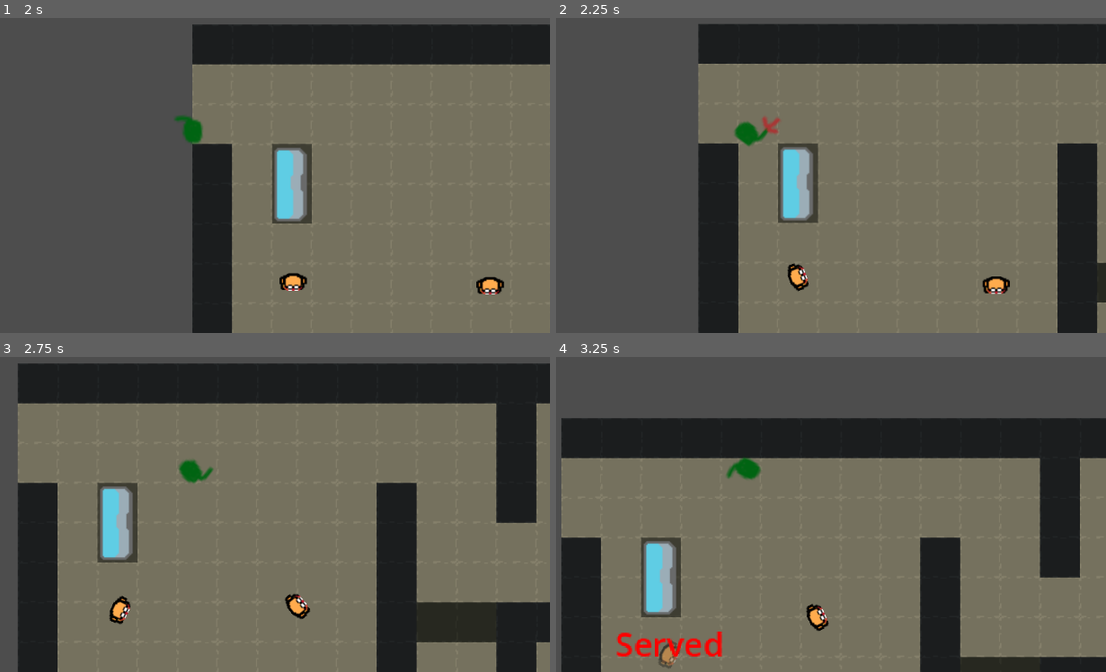
Above: before the commit, frames 1-4 (two rows, left to right).
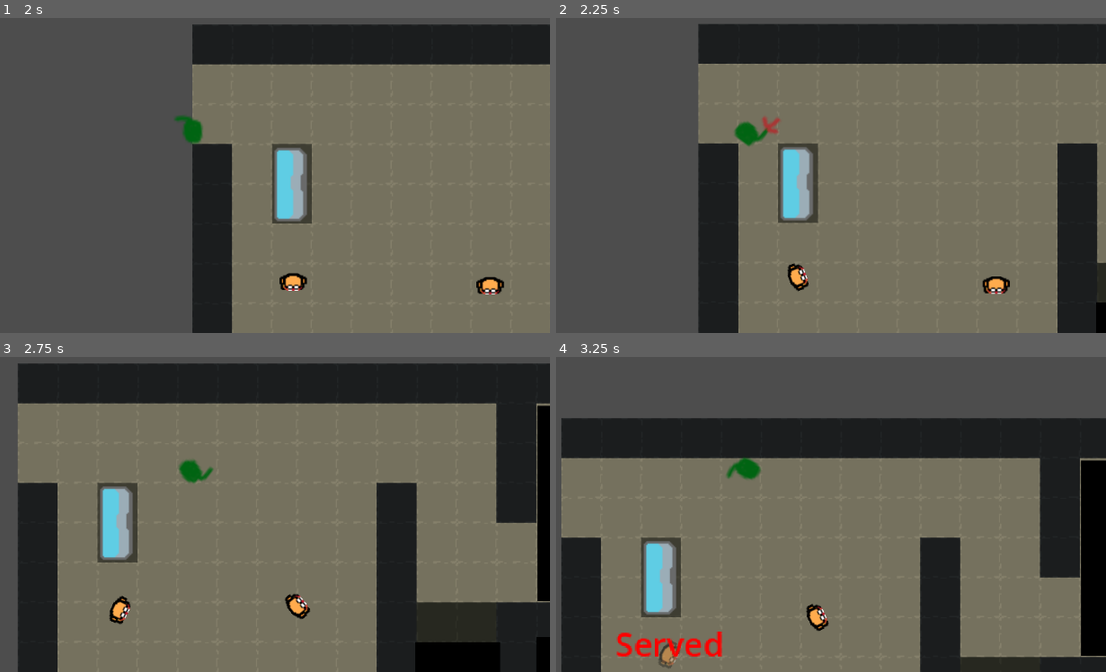
Above: after the commit, the same moments.

Repository: BobWizardLad/risk-it-for-the-biscuit
Game: Godot game, scene res://levels/trial_one.tscn
The game is run twice, just before and just after one commit, with the same random seed, the same clock (stepped at 60 frames per second) and the same inputs. The project has no main scene, so this scene is started directly.
Inputs (mouse positions are in pixels of both pictures, inside the frame that each line leads up to):
- Up to frame 1 (2 s): tap Enter at 0.5 s; move the mouse to (346, 112) at 0.52 s; press the mouse at (346, 112) at 0.53 s; hold Right (ui_right) 0.53-1.28 s; move the mouse to (49, 150) at 1.27 s; release the mouse at (49, 150) at 1.28 s; hold Down (ui_down) from 1.28 s (still down); click (49, 150) at 1.35 s
- Up to frame 2 (2.25 s): tap Space at 2 s; move the mouse to (820, 43) at 2.02 s; release Down (ui_down) at 2.03 s; press the mouse at (820, 43) at 2.03 s; hold Right (ui_right) from 2.03 s (still down)
- Up to frame 3 (2.75 s): keep holding Right (ui_right)
- Up to frame 4 (3.25 s): move the mouse to (710, 552) at 2.77 s; release Right (ui_right) at 2.78 s; release the mouse at (710, 552) at 2.78 s; hold Up (ui_up) from 2.78 s (still down); click (710, 552) at 2.85 s

Frame 1 is identical in both runs. In frame 2, 0.2% of the frame differs, in the area x 98-100%, y 90-100%; in frame 3, 3.1%, in the area x 75-100%, y 15-100%; in frame 4, 2.8%.

Commit message:
Basic Shadow System Implemented

Diff:
--- a/bake-hard/levels/rylan_debug_level.tscn
+++ b/bake-hard/levels/rylan_debug_level.tscn
@@ -1,9 +1,11 @@
-[gd_scene load_steps=5 format=3 uid="uid://dpnsb7bde5tb4"]
+[gd_scene load_steps=7 format=3 uid="uid://dpnsb7bde5tb4"]
 
 [ext_resource type="Texture2D" uid="uid://cbuos31cbkaml" path="res://icon.svg" id="1_4jvqc"]
 [ext_resource type="PackedScene" uid="uid://bh0jp6fnt0a3j" path="res://scenes/player.tscn" id="1_cnk1d"]
 [ext_resource type="Script" uid="uid://c6k1i4k44yme3" path="res://scripts/level_control.gd" id="1_ref54"]
 [ext_resource type="PackedScene" uid="uid://dncudyxv0p3em" path="res://scenes/enemy.tscn" id="3_6elvi"]
+[ext_resource type="PackedScene" uid="uid://b1uu3yvuuepkp" path="res://scenes/shadow.tscn" id="5_e2g3h"]
+[ext_resource type="PackedScene" uid="uid://clglams5l37cq" path="res://scenes/shadow_trigger.tscn" id="6_3wx1a"]
 
 [node name="RylanDebugLevel" type="Node2D"]
 script = ExtResource("1_ref54")
@@ -16,14 +18,17 @@
 [node name="Player" parent="." instance=ExtResource("1_cnk1d")]
 position = Vector2(227, 129)
 
-[node name="Enemy" parent="." instance=ExtResource("3_6elvi")]
-position = Vector2(500, 141)
+[node name="Enemy" parent="." node_paths=PackedStringArray("activation_source") instance=ExtResource("3_6elvi")]
+position = Vector2(568, 112)
+activation_source = NodePath("..")
 
-[node name="Enemy2" parent="." instance=ExtResource("3_6elvi")]
+[node name="Enemy2" parent="." node_paths=PackedStringArray("activation_source") instance=ExtResource("3_6elvi")]
 position = Vector2(747, 208)
+activation_source = NodePath("..")
 
-[node name="Enemy3" parent="." instance=ExtResource("3_6elvi")]
-position = Vector2(368, 286)
+[node name="Enemy3" parent="." node_paths=PackedStringArray("activation_source") instance=ExtResource("3_6elvi")]
+position = Vector2(429, 329)
+activation_source = NodePath("..")
 
 [node name="YouDied" type="RichTextLabel" parent="."]
 visible = false
@@ -49,3 +54,12 @@
 offset_bottom = 598.0
 scale = Vector2(2, 2)
 text = "De-Activate"
+
+[node name="Shadow" parent="." node_paths=PackedStringArray("shadow_triggers") instance=ExtResource("5_e2g3h")]
+position = Vector2(124, 177.5)
+scale = Vector2(166, 219)
+shadow_triggers = [NodePath("../ShadowTrigger")]
+
+[node name="ShadowTrigger" parent="." instance=ExtResource("6_3wx1a")]
+position = Vector2(122, 342)
+scale = Vector2(7.12961, 5.54001)
--- a/bake-hard/levels/trial_one.tscn
+++ b/bake-hard/levels/trial_one.tscn
@@ -1,10 +1,12 @@
-[gd_scene load_steps=6 format=4 uid="uid://bnva0ejsxwyn7"]
+[gd_scene load_steps=8 format=4 uid="uid://bnva0ejsxwyn7"]
 
 [ext_resource type="TileSet" uid="uid://oj4gg2vi0hw7" path="res://resources/monokai_greybox.tres" id="1_0olx2"]
 [ext_resource type="Script" uid="uid://c6k1i4k44yme3" path="res://scripts/level_control.gd" id="1_6fbs3"]
 [ext_resource type="PackedScene" uid="uid://dncudyxv0p3em" path="res://scenes/enemy.tscn" id="2_2iy0l"]
 [ext_resource type="PackedScene" uid="uid://dsrxn2yh60amq" path="res://scenes/display_case.tscn" id="3_6fbs3"]
 [ext_resource type="PackedScene" uid="uid://bh0jp6fnt0a3j" path="res://scenes/player.tscn" id="4_3ldgl"]
+[ext_resource type="PackedScene" uid="uid://b1uu3yvuuepkp" path="res://scenes/shadow.tscn" id="6_5v33j"]
+[ext_resource type="PackedScene" uid="uid://clglams5l37cq" path="res://scenes/shadow_trigger.tscn" id="7_m7c1x"]
 
 [node name="TrialOne" type="Node2D"]
 script = ExtResource("1_6fbs3")
@@ -88,4 +90,53 @@
 [node name="DisplayCase" parent="." instance=ExtResource("3_6fbs3")]
 position = Vector2(79, 129)
 
+[node name="Shadows" type="Node2D" parent="."]
+
+[node name="Shadow" parent="Shadows" node_paths=PackedStringArray("shadow_triggers") instance=ExtResource("6_5v33j")]
+position = Vector2(655.5, 112.5)
+scale = Vector2(477, 157)
+shadow_triggers = [NodePath("../../ShadowTriggers/ShadowTrigger"), NodePath("../../ShadowTriggers/ShadowTrigger2")]
+
+[node name="Shadow2" parent="Shadows" node_paths=PackedStringArray("shadow_triggers") instance=ExtResource("6_5v33j")]
+position = Vector2(1025.5, 256)
+scale = Vector2(193, 444)
+shadow_triggers = [NodePath("../../ShadowTriggers/ShadowTrigger2"), NodePath("../../ShadowTriggers/ShadowTrigger3")]
+
+[node name="Shadow3" parent="Shadows" node_paths=PackedStringArray("shadow_triggers") instance=ExtResource("6_5v33j")]
+position = Vector2(658, 349.5)
+scale = Vector2(484, 259)
+shadow_triggers = [NodePath("../../ShadowTriggers/ShadowTrigger3"), NodePath("../../ShadowTriggers/ShadowTrigger4")]
+
+[node name="Shadow4" parent="Shadows" node_paths=PackedStringArray("shadow_triggers") instance=ExtResource("6_5v33j")]
+position = Vector2(210, 450.5)
+scale = Vector2(360, 319)
+shadow_triggers = [NodePath("../../ShadowTriggers/ShadowTrigger5"), NodePath("../../ShadowTriggers/ShadowTrigger4")]
+
+[node name="Shadow5" parent="Shadows" node_paths=PackedStringArray("shadow_triggers") instance=ExtResource("6_5v33j")]
+position = Vector2(353, 285.5)
+scale = Vector2(68, 123)
+shadow_triggers = [NodePath("../../ShadowTriggers/ShadowTrigger5"), NodePath("../../ShadowTriggers/ShadowTrigger4")]
+
+[node name="ShadowTriggers" type="Node2D" parent="."]
+
+[node name="ShadowTrigger" parent="ShadowTriggers" instance=ExtResource("7_m7c1x")]
+position = Vector2(393, 161)
+scale = Vector2(5.55568, 4.63314)
+
+[node name="ShadowTrigger5" parent="ShadowTriggers" instance=ExtResource("7_m7c1x")]
+position = Vector2(352, 205)
+scale = Vector2(4.76399, 5.38372)
+
+[node name="ShadowTrigger2" parent="ShadowTriggers" instance=ExtResource("7_m7c1x")]
+position = Vector2(915, 102)
+scale = Vector2(6.55659, 4.78851)
+
+[node name="ShadowTrigger3" parent="ShadowTriggers" instance=ExtResource("7_m7c1x")]
+position = Vector2(915, 453)
+scale = Vector2(6.55659, 4.78851)
+
+[node name="ShadowTrigger4" parent="ShadowTriggers" instance=ExtResource("7_m7c1x")]
+position = Vector2(402, 456)
+scale = Vector2(6.55659, 4.78851)
+
 [connection signal="level_begin" from="DisplayCase" to="." method="_on_activate_pressed"]
--- /dev/null
+++ b/bake-hard/scenes/shadow.tscn
@@ -0,0 +1,11 @@
+[gd_scene load_steps=3 format=3 uid="uid://b1uu3yvuuepkp"]
+
+[ext_resource type="Script" uid="uid://cvwwlovb4vh3c" path="res://scripts/shadow.gd" id="1_0rvn4"]
+
+[sub_resource type="CanvasTexture" id="CanvasTexture_jqplm"]
+
+[node name="Shadow" type="Sprite2D"]
+modulate = Color(0, 0, 0, 1)
+scale = Vector2(50, 50)
+texture = SubResource("CanvasTexture_jqplm")
+script = ExtResource("1_0rvn4")
--- /dev/null
+++ b/bake-hard/scenes/shadow_trigger.tscn
@@ -0,0 +1,13 @@
+[gd_scene load_steps=3 format=3 uid="uid://clglams5l37cq"]
+
+[ext_resource type="Script" uid="uid://d2t2m0wsqiwpb" path="res://scripts/shadow_trigger.gd" id="1_ys6ig"]
+
+[sub_resource type="RectangleShape2D" id="RectangleShape2D_3bnau"]
+
+[node name="ShadowTrigger" type="Area2D"]
+collision_layer = 0
+collision_mask = 2
+script = ExtResource("1_ys6ig")
+
+[node name="CollisionShape2D" type="CollisionShape2D" parent="."]
+shape = SubResource("RectangleShape2D_3bnau")
--- /dev/null
+++ b/bake-hard/scripts/shadow.gd
@@ -0,0 +1,11 @@
+class_name Shadow
+extends Sprite2D
+
+@export var shadow_triggers: Array[ShadowTrigger]
+
+func _ready() -> void:
+	for trigger in shadow_triggers:
+		trigger.connect("reveal", Callable(self, "reveal"))
+
+func reveal():
+	visible = false
--- /dev/null
+++ b/bake-hard/scripts/shadow_trigger.gd
@@ -0,0 +1,11 @@
+class_name ShadowTrigger
+extends Area2D
+
+signal reveal
+
+func _on_body_entered(body):
+	if body is Player:
+		emit_signal("reveal")
+
+func _ready():
+	connect("body_entered", Callable(self, "_on_body_entered"))
Not shown, added: bake-hard/scripts/shadow.gd.uid
Not shown, added: bake-hard/scripts/shadow_trigger.gd.uid
